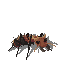
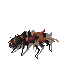
The second 64x64 image is a revision of the first. Changes to its layers:
painted on "head" (1st of 2, in "soldier ant") over left=8, top=29, right=59, bottom=60
painted on "legs" (1st of 2, in "soldier ant") over left=8, top=29, right=59, bottom=60
painted on "body" (1st of 2, in "soldier ant") over left=8, top=29, right=59, bottom=60
painted on "abdomen" (1st of 2, in "soldier ant") over left=8, top=29, right=59, bottom=60
painted on "shadow" over left=8, top=29, right=59, bottom=60
